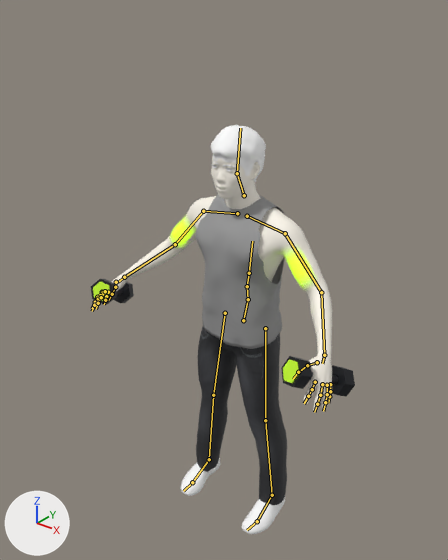
A saved change to the Blender file design_source/fitform_tutorial_master.blend.
Both versions are drawn from a camera (50 mm lens) standing at (1.326, -1.781, 2.161) and looking at (-0.03, -0.087, 1.11). The lights are fixed; the arrows at lower left show +X, +Y and +Z. The older version comes first. The bones that change, and the others that lie on the model, are drawn over the model as lines.

In view in the first picture: 'BicepGlow', 'Dumbbell_L', 'Dumbbell_R', 'FitForm_Human', 'FitForm_Human.male_casualsuit06', 'FitForm_Human.shoes05', 'FitForm_Human.short02'.
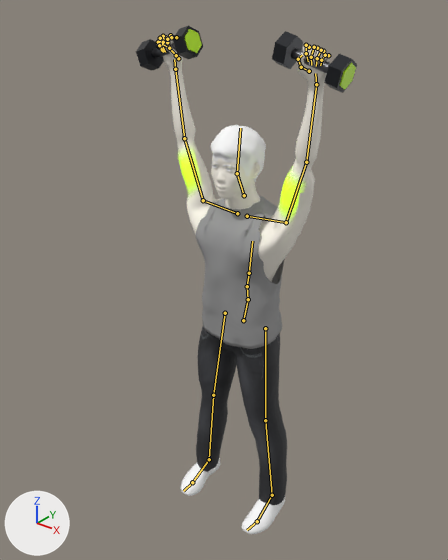
The newer file adds an action. The first version stands in its rest pose; the second is drawn at frame 84 of the action 'ShoulderPress'.

Location of each change, (x1, y1, x2, y2) in pixels of the pictures (448 x 560 px):
'FitForm_Human.male_casualsuit06', posed
    before: (195, 195, 287, 505)
    after: (195, 196, 287, 505)
'FitForm_Human', posed
    before: (91, 157, 332, 412)
    after: (157, 35, 330, 282)
'Dumbbell_L', posed (15% wider, 50% taller)
    before: (281, 356, 355, 397)
    after: (272, 31, 357, 93)
'Dumbbell_R', posed (55% wider, 77% taller)
    before: (91, 279, 134, 304)
    after: (136, 26, 203, 71)
'BicepGlow', posed
    before: (172, 221, 310, 281)
    after: (179, 159, 300, 210)
bone 'clavicle_l', root to tip
    before: (247, 216) to (285, 233)
    after: (247, 216) to (286, 222)
bone 'upperarm_l', root to tip
    before: (285, 233) to (321, 292)
    after: (286, 222) to (306, 162)
bone 'lowerarm_l', root to tip
    before: (321, 292) to (324, 355)
    after: (306, 162) to (316, 84)
bone 'index_01_l', root to tip
    before: (315, 382) to (312, 389)
    after: (309, 47) to (306, 45)
bone 'index_02_l', root to tip
    before: (312, 389) to (308, 396)
    after: (306, 45) to (306, 53)
bone 'index_03_l', root to tip
    before: (308, 396) to (304, 403)
    after: (306, 53) to (308, 61)
bone 'middle_01_l', root to tip
    before: (322, 384) to (320, 395)
    after: (317, 48) to (314, 47)
bone 'middle_02_l', root to tip
    before: (320, 395) to (317, 404)
    after: (314, 47) to (311, 57)
bone 'middle_03_l', root to tip
    before: (317, 404) to (314, 412)
    after: (311, 57) to (311, 65)
bone 'pinky_01_l', root to tip
    before: (330, 384) to (330, 391)
    after: (328, 55) to (325, 55)
bone 'pinky_02_l', root to tip
    before: (330, 391) to (329, 396)
    after: (325, 55) to (321, 60)
bone 'pinky_03_l', root to tip
    before: (329, 396) to (328, 403)
    after: (321, 60) to (320, 65)
bone 'ring_01_l', root to tip
    before: (327, 385) to (327, 394)
    after: (323, 51) to (321, 50)
bone 'ring_02_l', root to tip
    before: (327, 394) to (325, 402)
    after: (321, 50) to (317, 58)
bone 'ring_03_l', root to tip
    before: (325, 402) to (323, 411)
    after: (317, 58) to (316, 66)
bone 'thumb_01_l', root to tip
    before: (317, 362) to (307, 365)
    after: (309, 71) to (301, 67)
bone 'thumb_02_l', root to tip
    before: (307, 365) to (298, 372)
    after: (301, 67) to (298, 59)
bone 'thumb_03_l', root to tip
    before: (298, 372) to (293, 379)
    after: (298, 59) to (302, 55)
bone 'clavicle_r', root to tip
    before: (237, 213) to (203, 211)
    after: (237, 213) to (203, 200)
bone 'upperarm_r', root to tip
    before: (203, 211) to (175, 244)
    after: (203, 200) to (184, 138)
bone 'lowerarm_r', root to tip
    before: (175, 244) to (124, 277)
    after: (184, 138) to (175, 69)
bone 'index_01_r', root to tip
    before: (102, 292) to (97, 297)
    after: (176, 37) to (170, 35)
bone 'index_02_r', root to tip
    before: (97, 297) to (95, 302)
    after: (170, 35) to (167, 42)
bone 'index_03_r', root to tip
    before: (95, 302) to (92, 308)
    after: (167, 42) to (170, 49)
bone 'middle_01_r', root to tip
    before: (103, 292) to (98, 299)
    after: (171, 37) to (163, 36)
bone 'middle_02_r', root to tip
    before: (98, 299) to (94, 305)
    after: (163, 36) to (161, 44)
bone 'middle_03_r', root to tip
    before: (94, 305) to (92, 311)
    after: (161, 44) to (165, 52)
bone 'pinky_01_r', root to tip
    before: (108, 292) to (106, 296)
    after: (163, 42) to (158, 42)
bone 'pinky_02_r', root to tip
    before: (106, 296) to (105, 300)
    after: (158, 42) to (159, 46)
bone 'pinky_03_r', root to tip
    before: (105, 300) to (104, 304)
    after: (159, 46) to (162, 51)
bone 'ring_01_r', root to tip
    before: (105, 291) to (101, 297)
    after: (167, 39) to (160, 38)
bone 'ring_02_r', root to tip
    before: (101, 297) to (98, 303)
    after: (160, 38) to (159, 45)
bone 'ring_03_r', root to tip
    before: (98, 303) to (96, 309)
    after: (159, 45) to (164, 52)
bone 'thumb_01_r', root to tip
    before: (116, 282) to (115, 287)
    after: (178, 58) to (176, 55)
bone 'thumb_02_r', root to tip
    before: (115, 287) to (112, 294)
    after: (176, 55) to (169, 48)
bone 'thumb_03_r', root to tip
    before: (112, 294) to (109, 300)
    after: (169, 48) to (162, 44)

The edits, one by one:
Bone 'clavicle_l' (bone_clavicle_l) turns from (0, 0, 0) to (1, 0, 14) degrees about its own x, y and z.
Bone 'upperarm_l' (bone_upperarm_l) turns from (0, 0, 0) to (6, -8, 106) degrees about its own x, y and z.
Bone 'lowerarm_l' (bone_lowerarm_l) turns from (0, 0, 0) to (-75, -43, 80) degrees about its own x, y and z.
Bone 'index_01_l' (bone_index_01_l) turns from (0, 0, 0) to (55, 0, 0) degrees about its own x, y and z.
Bone 'index_02_l' (bone_index_02_l) turns from (0, 0, 0) to (70, 0, 0) degrees about its own x, y and z.
Bone 'index_03_l' (bone_index_03_l) turns from (0, 0, 0) to (45, 0, 0) degrees about its own x, y and z.
Bone 'middle_01_l' (bone_middle_01_l) turns from (0, 0, 0) to (55, 0, 0) degrees about its own x, y and z.
Bone 'middle_02_l' (bone_middle_02_l) turns from (0, 0, 0) to (70, 0, 0) degrees about its own x, y and z.
Bone 'middle_03_l' (bone_middle_03_l) turns from (0, 0, 0) to (45, 0, 0) degrees about its own x, y and z.
Bone 'pinky_01_l' (bone_pinky_01_l) turns from (0, 0, 0) to (55, 0, 0) degrees about its own x, y and z.
Bone 'pinky_02_l' (bone_pinky_02_l) turns from (0, 0, 0) to (70, 0, 0) degrees about its own x, y and z.
Bone 'pinky_03_l' (bone_pinky_03_l) turns from (0, 0, 0) to (45, 0, 0) degrees about its own x, y and z.
Bone 'ring_01_l' (bone_ring_01_l) turns from (0, 0, 0) to (55, 0, 0) degrees about its own x, y and z.
Bone 'ring_02_l' (bone_ring_02_l) turns from (0, 0, 0) to (70, 0, 0) degrees about its own x, y and z.
Bone 'ring_03_l' (bone_ring_03_l) turns from (0, 0, 0) to (45, 0, 0) degrees about its own x, y and z.
Bone 'thumb_01_l' (bone_thumb_01_l) turns from (0, 0, 0) to (15, 0, 0) degrees about its own x, y and z.
Bone 'thumb_02_l' (bone_thumb_02_l) turns from (0, 0, 0) to (25, 0, 0) degrees about its own x, y and z.
Bone 'thumb_03_l' (bone_thumb_03_l) turns from (0, 0, 0) to (25, 0, 0) degrees about its own x, y and z.
Bone 'clavicle_r' (bone_clavicle_r) turns from (0, 0, 0) to (1, 0, -14) degrees about its own x, y and z.
Bone 'upperarm_r' (bone_upperarm_r) turns from (0, 0, 0) to (6, 8, -106) degrees about its own x, y and z.
Bone 'lowerarm_r' (bone_lowerarm_r) turns from (0, 0, 0) to (-75, 43, -80) degrees about its own x, y and z.
Bone 'index_01_r' (bone_index_01_r) turns from (0, 0, 0) to (55, 0, 0) degrees about its own x, y and z.
Bone 'index_02_r' (bone_index_02_r) turns from (0, 0, 0) to (70, 0, 0) degrees about its own x, y and z.
Bone 'index_03_r' (bone_index_03_r) turns from (0, 0, 0) to (45, 0, 0) degrees about its own x, y and z.
Bone 'middle_01_r' (bone_middle_01_r) turns from (0, 0, 0) to (55, 0, 0) degrees about its own x, y and z.
Bone 'middle_02_r' (bone_middle_02_r) turns from (0, 0, 0) to (70, 0, 0) degrees about its own x, y and z.
Bone 'middle_03_r' (bone_middle_03_r) turns from (0, 0, 0) to (45, 0, 0) degrees about its own x, y and z.
Bone 'pinky_01_r' (bone_pinky_01_r) turns from (0, 0, 0) to (55, 0, 0) degrees about its own x, y and z.
Bone 'pinky_02_r' (bone_pinky_02_r) turns from (0, 0, 0) to (70, 0, 0) degrees about its own x, y and z.
Bone 'pinky_03_r' (bone_pinky_03_r) turns from (0, 0, 0) to (45, 0, 0) degrees about its own x, y and z.
Bone 'ring_01_r' (bone_ring_01_r) turns from (0, 0, 0) to (55, 0, 0) degrees about its own x, y and z.
Bone 'ring_02_r' (bone_ring_02_r) turns from (0, 0, 0) to (70, 0, 0) degrees about its own x, y and z.
Bone 'ring_03_r' (bone_ring_03_r) turns from (0, 0, 0) to (45, 0, 0) degrees about its own x, y and z.
Bone 'thumb_01_r' (bone_thumb_01_r) turns from (0, 0, 0) to (15, 0, 0) degrees about its own x, y and z.
Bone 'thumb_02_r' (bone_thumb_02_r) turns from (0, 0, 0) to (25, 0, 0) degrees about its own x, y and z.
Bone 'thumb_03_r' (bone_thumb_03_r) turns from (0, 0, 0) to (25, 0, 0) degrees about its own x, y and z.
